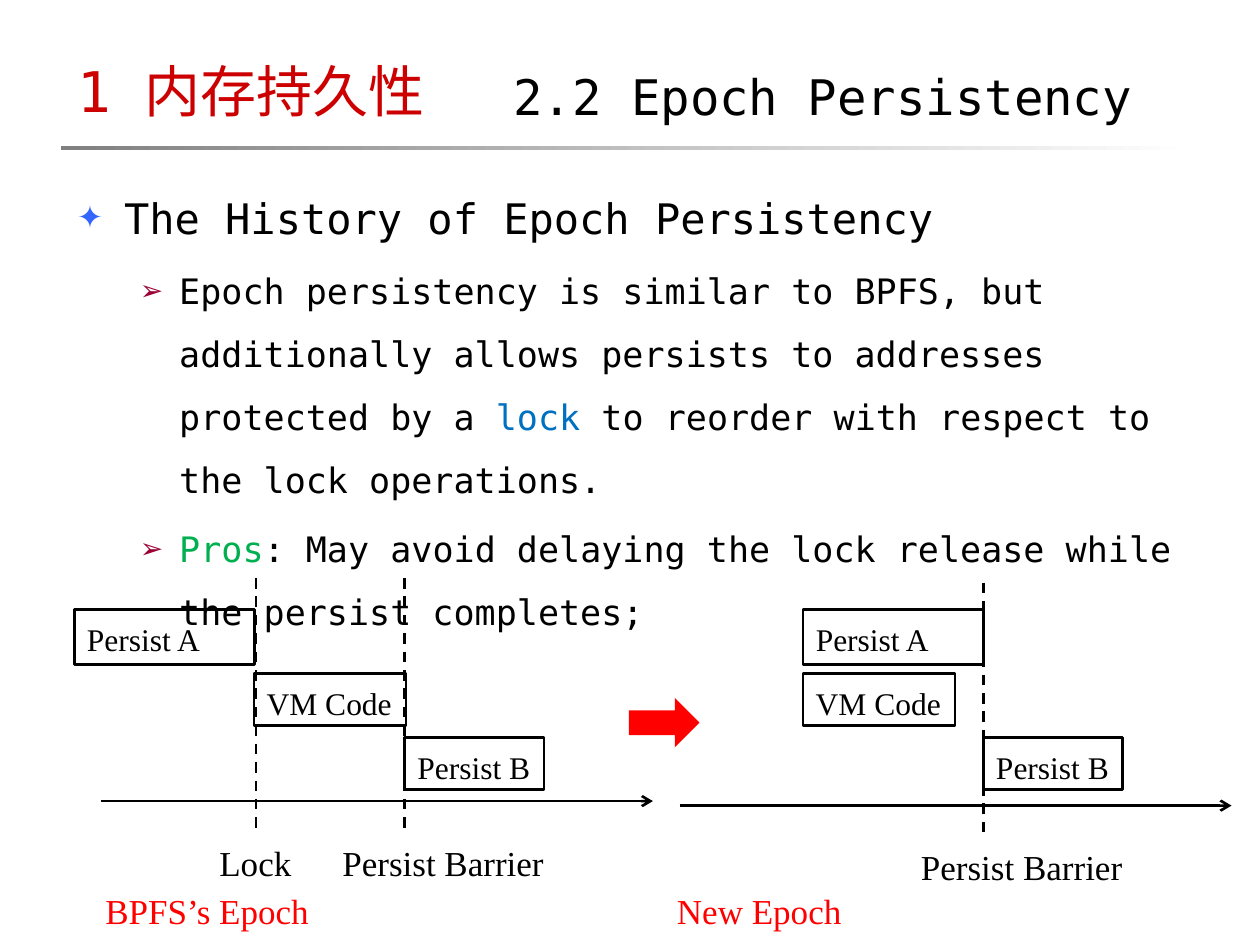
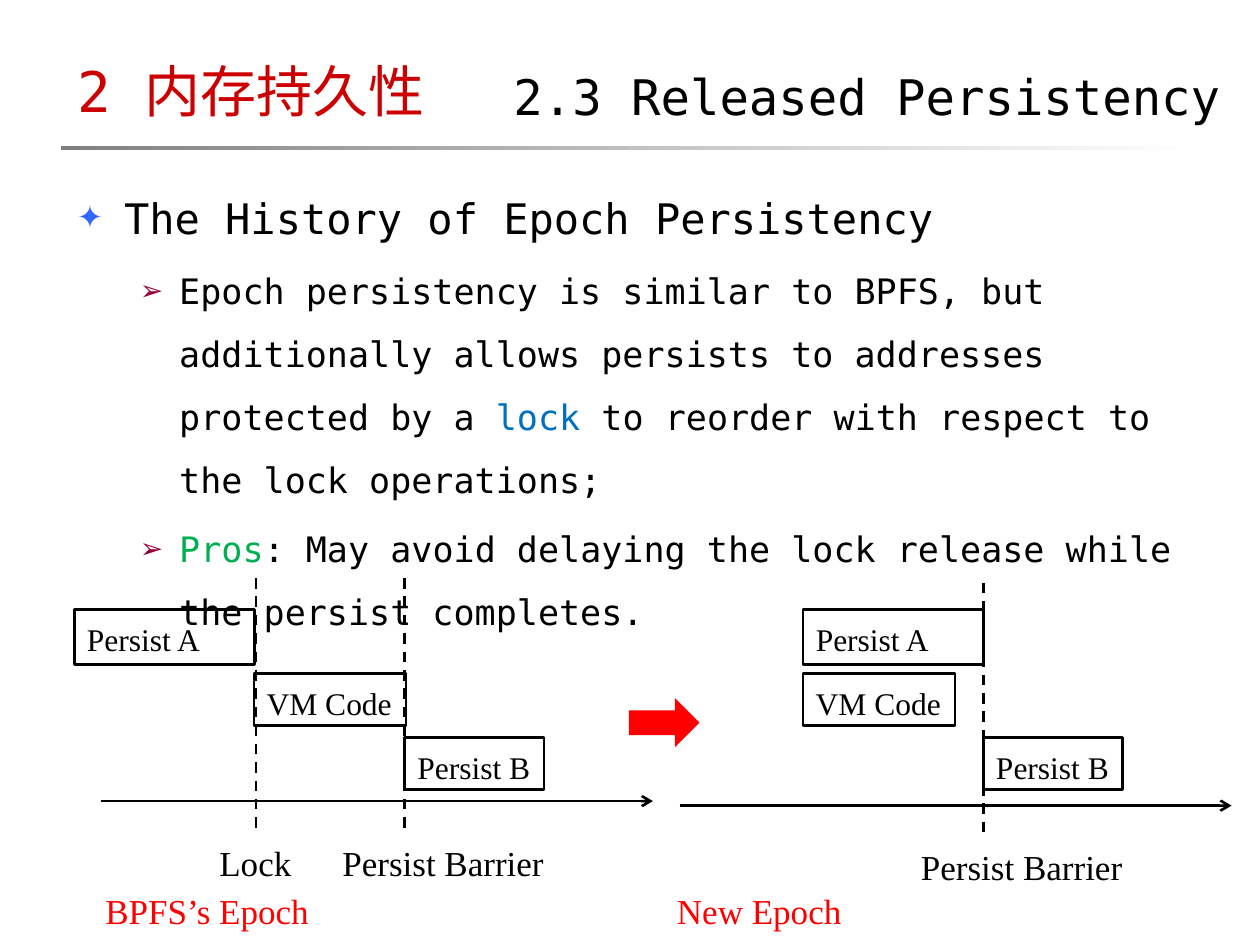
Before and after one commit to maokelong/CSDN-maokelong95, a slide deck: slide 26 of 共享资源/「2018-06-08」Memory Consistency, Memory Persistency.pptx. Drawn at 1260x945 pixels with LibreOffice and Linux fonts; fonts in the diff are those of the drawing; background and template pictures are left out. Boxes give left, top, right and bottom in pixels: in the first picture for what was removed or moved away, otherwise in the second. Text is boxed around its words. In the diff, an @@ line names an element or a change of style, - is before the commit and + after.

Commit message:
更新：内存模型系列（下）
PPT 替换成新版式

```diff
--- a/共享资源/「2018-06-08」Memory Consistency, Memory Persistency.pptx
+++ b/共享资源/「2018-06-08」Memory Consistency, Memory Persistency.pptx
@@ title at (x1=77, y1=65, x2=425, y2=117): text changed @@
-1 内存持久性
+2 内存持久性
@@ text at (x1=513, y1=77, x2=1220, y2=126): text changed @@
-2.2 Epoch Persistency
+2.3 Released Persistency
@@ text at (x1=179, y1=277, x2=1172, y2=633): text changed @@
-  ➢ Epoch persistency is similar to BPFS, but additionally allows persists to addresses protected by a lock to reorder with respect to the lock operations.
-  ➢ Pros: May avoid delaying the lock release while the persist completes;
+  ➢ Epoch persistency is similar to BPFS, but additionally allows persists to addresses protected by a lock to reorder with respect to the lock operations;
+  ➢ Pros: May avoid delaying the lock release while the persist completes.
```
Also in this commit, not shown: 10 other slides changed, 1 other file.
